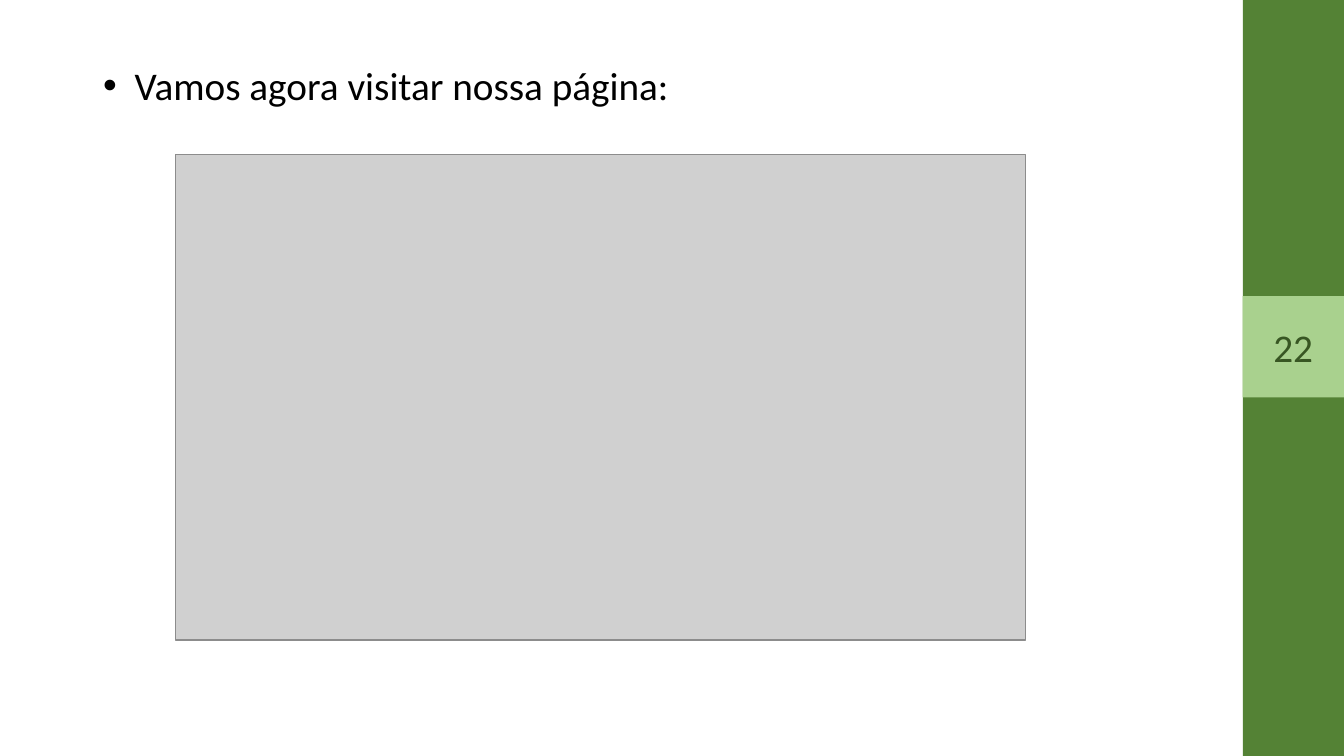
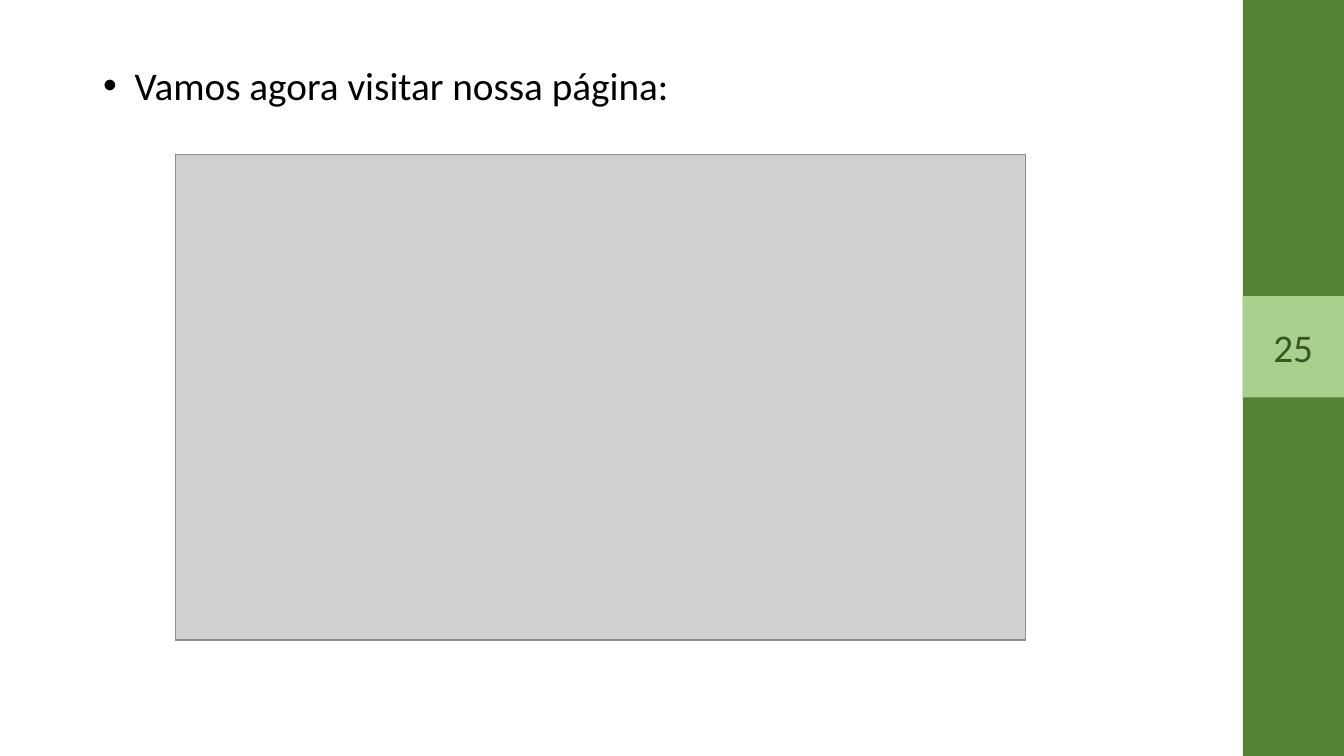
Before and after one commit to Klayvert2003/PI_3Semestre_2023, a slide deck: slide 25 of Documentation/Apresentação.pptx (slide 22 before the commit). Drawn at 1344x756 pixels with LibreOffice and Linux fonts; fonts in the diff are those of the drawing; grey boxes stand for pictures. Boxes give left, top, right and bottom in pixels: in the first picture for what was removed or moved away, otherwise in the second. Text is boxed around its words. In the diff, an @@ line names an element or a change of style, - is before the commit and + after.

```diff
--- a/Documentation/Apresentação.pptx
+++ b/Documentation/Apresentação.pptx
@@ text in rectangle at [1273,336,1313,362]: text changed @@
-22
+25
```
Also in this commit, not shown: 5 other slides changed, 2 slides added, 1 other file.
